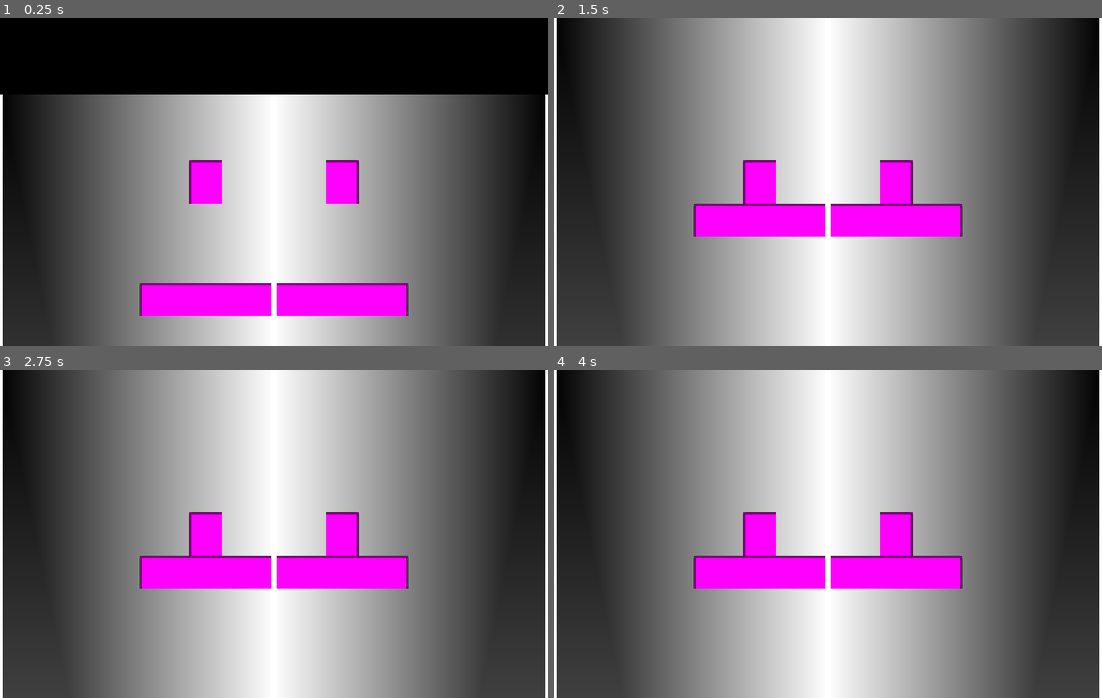
Above: before the commit, frames 1-4 (two rows, left to right).
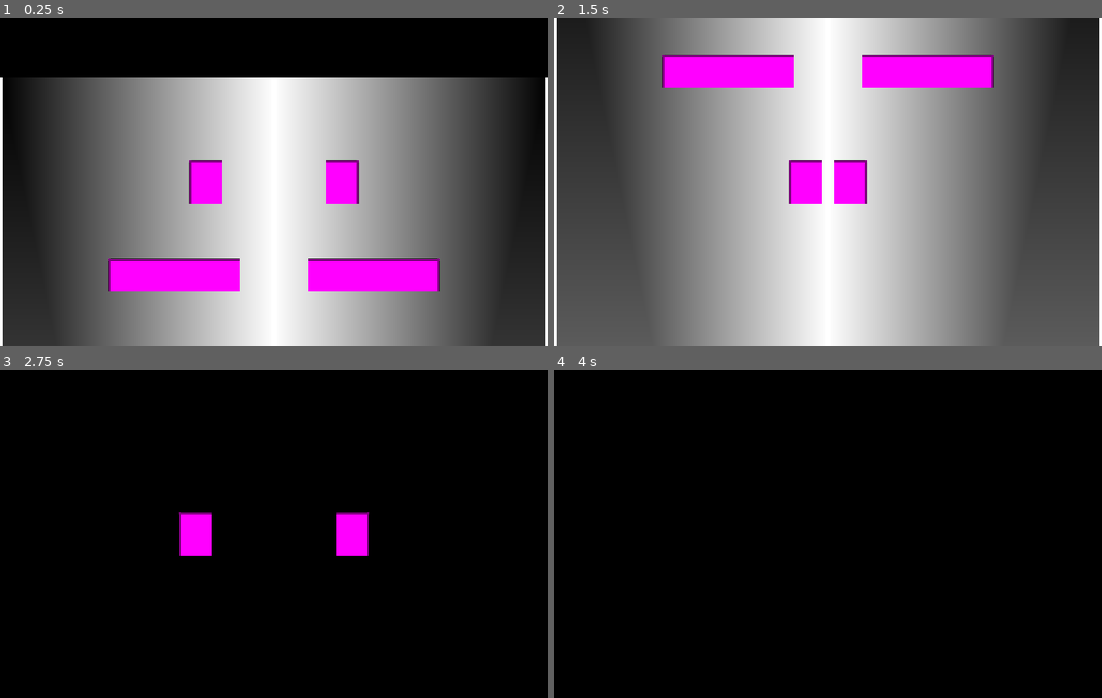
Above: after the commit, the same moments.

Repository: dotevie/SplittingImage
Game: Godot game, scene res://test_scene.tscn
The game is run twice, just before and just after one commit, with the same random seed, the same clock (stepped at 60 frames per second) and the same inputs.
Inputs:
- Up to frame 1 (0.25 s): no input
- Up to frame 2 (1.5 s): hold Right (move_right) 0.53-1.28 s; hold Up (jump) 0.53-1.28 s; hold Left (move_left) from 1.28 s (still down); tap Up (jump) at 1.35 s
- Up to frame 3 (2.75 s): tap Up (jump) at 1.52, 1.82 s; release Left (move_left) at 2.03 s; hold Right (move_right) from 2.03 s (still down); hold Up (jump) from 2.03 s (still down)
- Up to frame 4 (4 s): release Up (jump) at 2.78 s; tap Up (jump) at 2.85, 3.02, 3.32 s; release Right (move_right) at 3.53 s; hold Left (move_left) from 3.53 s (still down); hold Up (jump) from 3.53 s (still down)

The runs differ from the first frame. In frame 1, 13% of the frame differs, in the area x 0-100%, y 18-91%; in frame 2, 26%; in frame 3, 95%; in frame 4, 96%, in the area x 0-100%, y 0-100%.

Commit message:
basic movement working

Diff:
--- a/scenes/level_test.tscn
+++ b/scenes/level_test.tscn
@@ -37,11 +37,18 @@
 [sub_resource type="RectangleShape2D" id="RectangleShape2D_yvmk3"]
 size = Vector2(4, 480)
 
+[sub_resource type="PhysicsMaterial" id="PhysicsMaterial_vbogn"]
+friction = 0.0
+bounce = 0.07
+
 [sub_resource type="RectangleShape2D" id="RectangleShape2D_vbogn"]
 size = Vector2(192, 48)
 
 [sub_resource type="PlaceholderTexture2D" id="PlaceholderTexture2D_d5kir"]
 size = Vector2(192, 48)
+
+[sub_resource type="PhysicsMaterial" id="PhysicsMaterial_d5kir"]
+friction = 0.0
 
 [sub_resource type="RectangleShape2D" id="RectangleShape2D_e73ws"]
 size = Vector2(48, 64)
@@ -84,7 +91,8 @@
 position = Vector2(200, 100)
 
 [node name="StaticBody2D" type="StaticBody2D" parent="."]
-position = Vector2(300, 300)
+position = Vector2(254, 289)
+physics_material_override = SubResource("PhysicsMaterial_vbogn")
 
 [node name="CollisionShape2D" type="CollisionShape2D" parent="StaticBody2D"]
 shape = SubResource("RectangleShape2D_vbogn")
@@ -94,7 +102,11 @@
 
 [node name="RigidBody2D" type="RigidBody2D" parent="." node_paths=PackedStringArray("cam")]
 position = Vector2(300, 100)
+physics_material_override = SubResource("PhysicsMaterial_d5kir")
 can_sleep = false
+lock_rotation = true
+contact_monitor = true
+max_contacts_reported = 1
 script = ExtResource("1_e73ws")
 cam = NodePath("../Camera2D")
 
--- a/scripts/player.gd
+++ b/scripts/player.gd
@@ -1,6 +1,14 @@
 extends RigidBody2D
 
 @export var cam:Camera2D
+
+const FLOOR_ACCEL = 1024
+const FLOOR_DEACCEL = 2048
+const FLOOR_MAX_VELOCITY = 256
+const JUMP_VELOCITY = 512
+const COYOTE_TIME = 0.1
+
+var airborne_time: float = 0.0
 
 func _process(delta: float) -> void:
 	#pass
@@ -15,9 +23,32 @@
 	var move_right := Input.is_action_pressed("move_right")
 	var jump := Input.is_action_pressed("jump")
 
-	if move_left:
-		print("left")
-	if move_right:
-		print("right")
-	if jump:
-		print("jump")
+	# Find the floor (a contact with upwards facing collision normal).
+	var found_floor := false
+	var floor_index := -1
+
+	for contact_index in state.get_contact_count():
+		var collision_normal = state.get_contact_local_normal(contact_index)
+		print(collision_normal)
+
+		if collision_normal.dot(Vector2(0, -1)) > 0.6:
+			found_floor = true
+			floor_index = contact_index
+
+	if found_floor:
+		airborne_time = 0.0
+	else:
+		airborne_time += step # Time it spent in the air.
+
+	var on_floor := airborne_time < COYOTE_TIME
+
+	if move_left and not move_right:
+		velocity.x = maxf(-FLOOR_MAX_VELOCITY,velocity.x - FLOOR_ACCEL*step)
+	if move_right and not move_left:
+		velocity.x = minf(FLOOR_MAX_VELOCITY,velocity.x + FLOOR_ACCEL*step)
+	if not move_right and not move_left:
+		velocity.x = signf(velocity.x) * minf(absf(velocity.x) - FLOOR_DEACCEL*step,0)
+	if jump and on_floor:
+		velocity.y = -JUMP_VELOCITY
+	velocity += state.get_total_gravity() * step
+	state.set_linear_velocity(velocity)
Not shown: 1 places in scenes/level_test.tscn that only renumber resources
